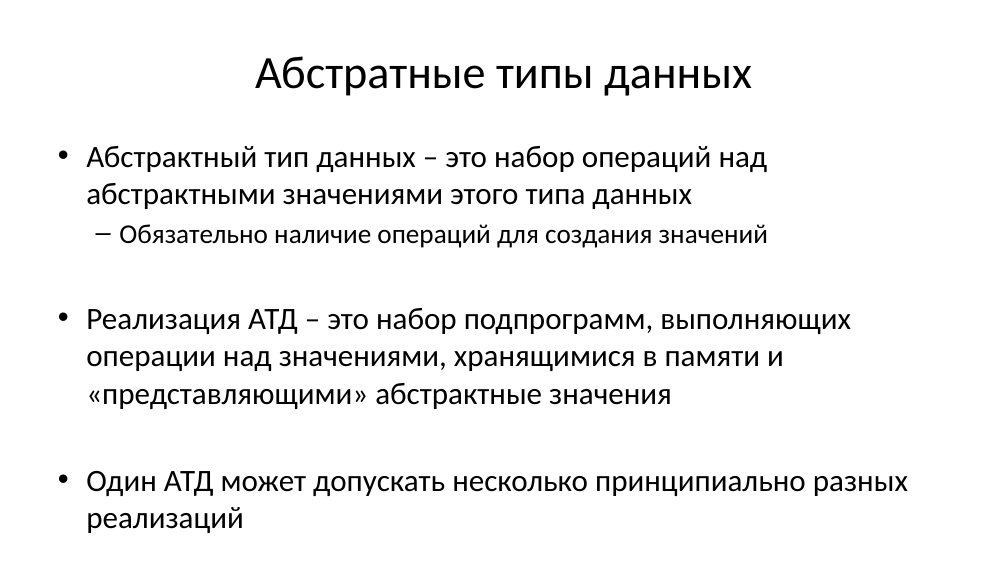
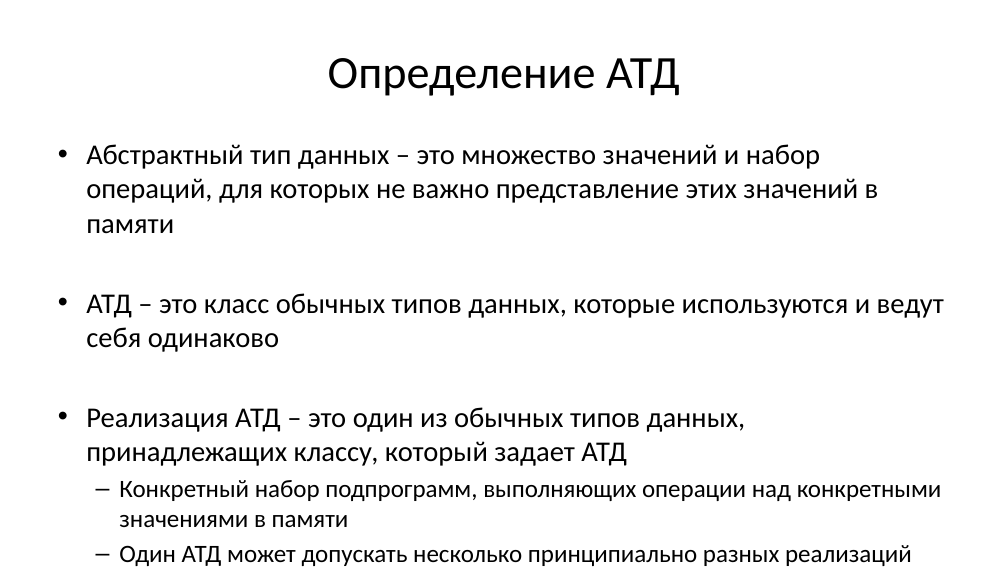
Before and after one commit to Evgueni-Petrov-aka-espetrov/Algorithms-and-Programming-in-C-pptx, a slide deck: slide 8 of 08 Списки.pptx (slide 4 before the commit). Drawn at 1008x567 pixels with LibreOffice and Linux fonts; fonts in the diff are those of the drawing. Boxes give left, top, right and bottom in pixels: in the first picture for what was removed or moved away, otherwise in the second. Text is boxed around its words. In the diff, an @@ line names an element or a change of style, - is before the commit and + after.

```diff
--- a/08 Списки.pptx
+++ b/08 Списки.pptx
@@ title at (328, 58, 680, 96): text changed @@
-Абстратные типы данных
+Определение АТД
@@ text at (86, 144, 944, 527): text changed; size 29.6 to 27.2 pt @@
-• Абстрактный тип данных – это набор операций над абстрактными значениями этого типа данных
-  – Обязательно наличие операций для создания значений
-• Реализация АТД – это набор подпрограмм, выполняющих операции над значениями, хранящимися в памяти и «представляющими» абстрактные значения
+• Абстрактный тип данных – это множество значений и набор операций, для которых не важно представление этих значений в памяти
+• АТД – это класс обычных типов данных, которые используются и ведут себя одинаково
+• Реализация АТД – это один из обычных типов данных, принадлежащих классу, который задает АТД
+  – Конкретный набор подпрограмм, выполняющих операции над конкретными значениями в памяти
@@ text at (119, 545, 912, 566): size 29.6 to 23.8 pt in "Один АТД может допускать несколько принципиально разных ..."; bullet • to –; list level 1 to 2 in "Один АТД может допускать несколько ..." @@
```
Also in this commit, not shown: 10 other slides changed, 5 slides added.
